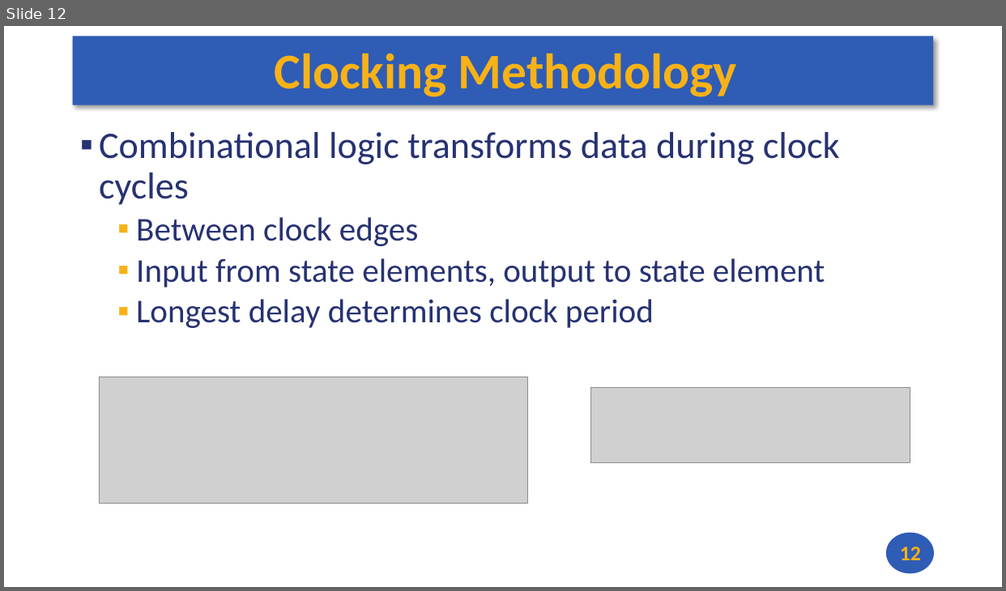
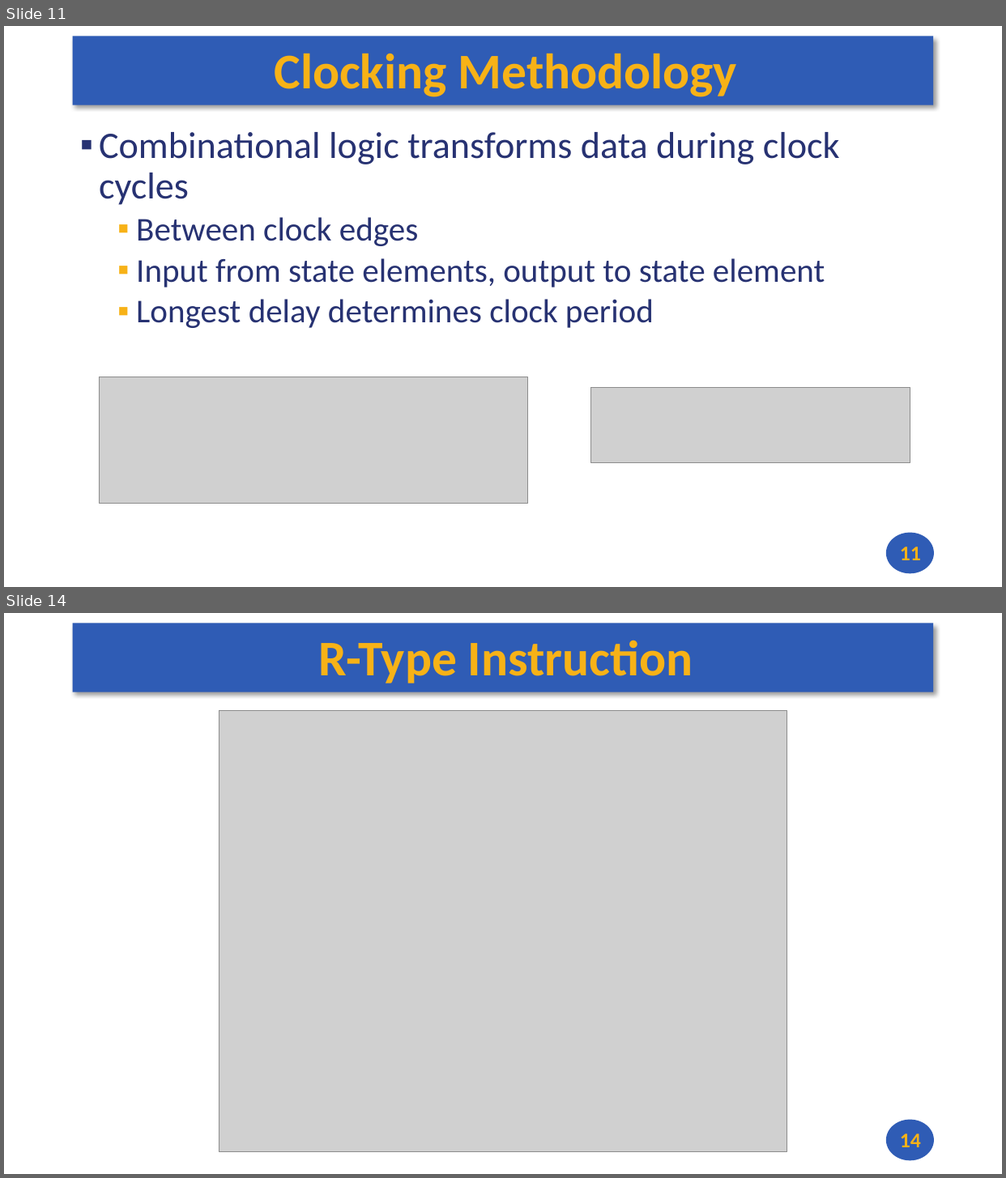
Before and after one commit to andrewt0301/hse-acos-course, a slide deck: docs/part1ca/09_Pipeline/CA_Lecture_09.pptx. Shown one above the other, each under a label of ours: slide 12 before the commit, slides 11 and 14 after it; the slides between them are not shown. The pictures are 1006x591 and 1006x1178 pixels, drawn with LibreOffice and Linux fonts; fonts in the diff are those of the drawing; grey boxes stand for pictures. Boxes give left, top, right and bottom in pixels: in the first picture for what was removed or moved away, otherwise in the second. Text is boxed around its words. In the diff, an @@ line names an element or a change of style, - is before the commit and + after.

```diff
--- a/docs/part1ca/09_Pipeline/CA_Lecture_09.pptx
+++ b/docs/part1ca/09_Pipeline/CA_Lecture_09.pptx
@@ slide 14 added at <box>4,613,1002,1174</box>, background #FFFFFF; not listed: 2 template elements that a slide beside it also shows @@
@@ title added at <box>318,640,692,683</box>, 48 pt, text #F7B217, bold @@
+R-Type Instruction
@@ picture added at <box>219,711,787,1152</box> @@
@@ page number added at <box>900,1134,921,1148</box>, 20 pt, text #F7B217, bold @@
+14
@@ what was slide 12 is now slide 11 @@
@@ page number at <box>900,547,921,561</box>: text changed @@
-12
+11
```
Also in this commit, not shown: 4 other slides added, 1 other file.
